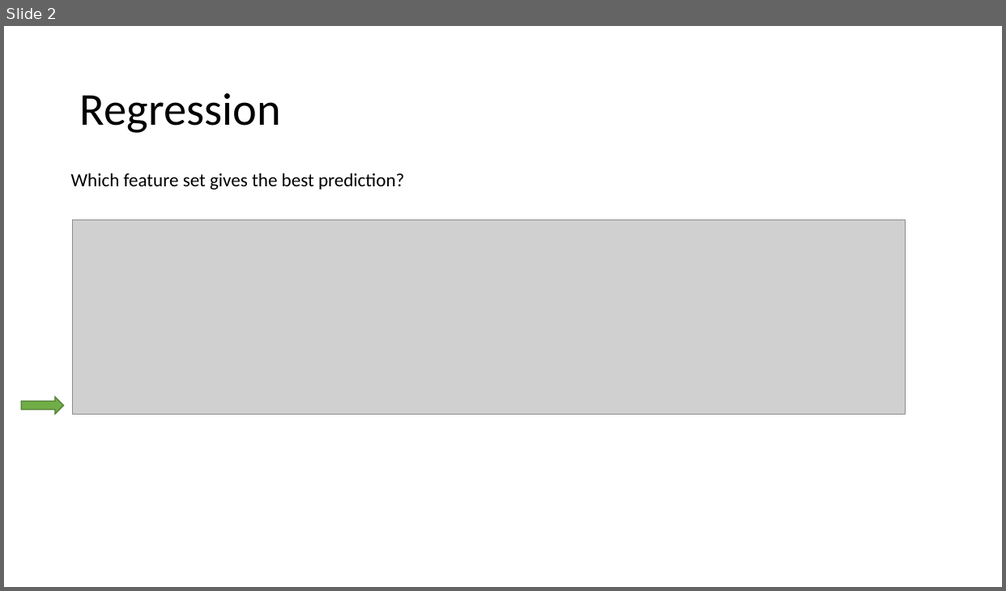
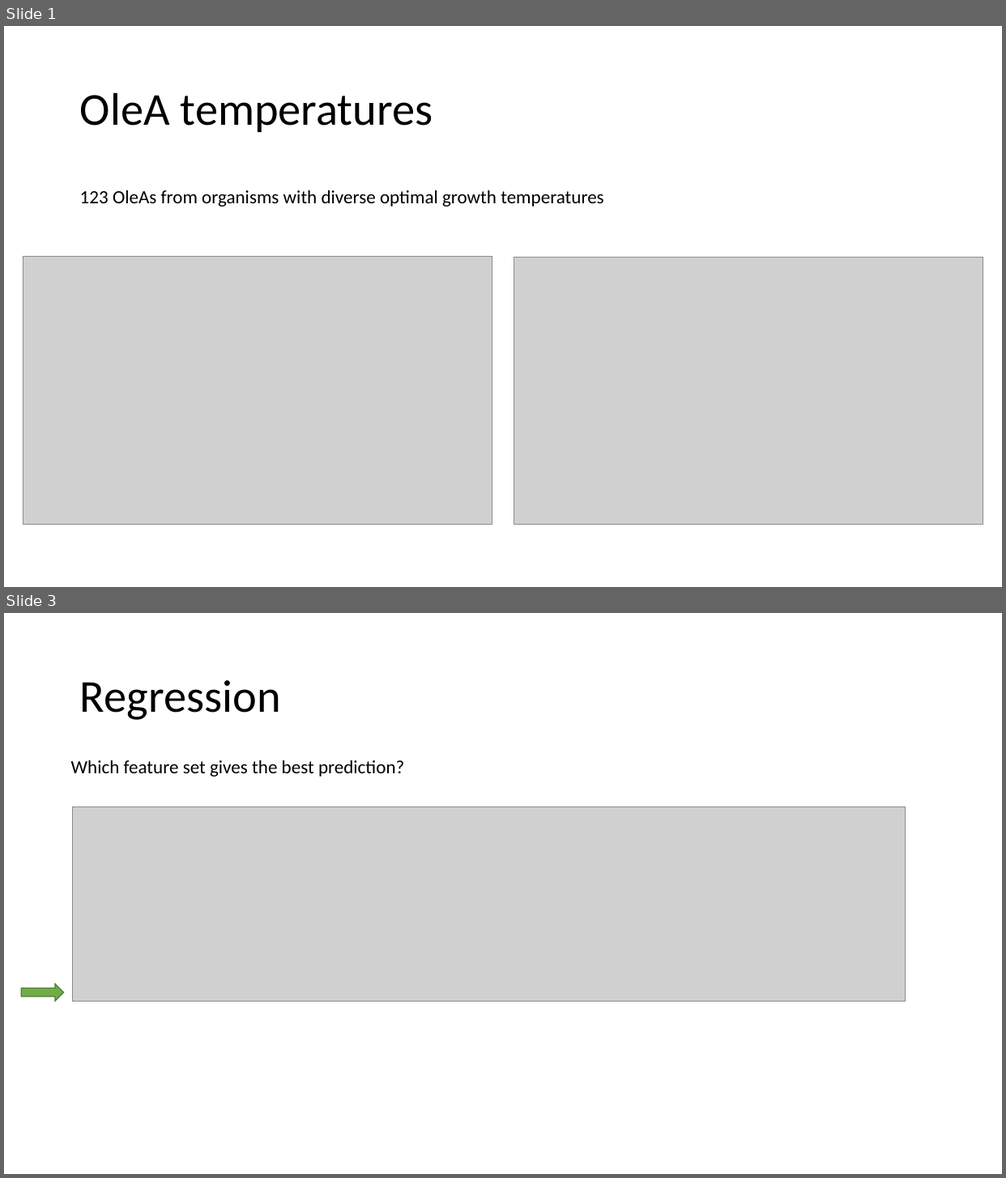
Before and after one commit to serina-robinson/TARA-thiolases, a slide deck: slides/072820 Lab meeting.pptx. Shown one above the other, each under a label of ours: slide 2 before the commit, slides 1 and 3 after it; the slides between them are not shown. The pictures are 1006x591 and 1006x1178 pixels, drawn with LibreOffice and Linux fonts; fonts in the diff are those of the drawing; grey boxes stand for pictures. Boxes give left, top, right and bottom in pixels: in the first picture for what was removed or moved away, otherwise in the second. Text is boxed around its words. In the diff, an @@ line names an element or a change of style, - is before the commit and + after.

```diff
--- a/slides/072820 Lab meeting.pptx
+++ b/slides/072820 Lab meeting.pptx
@@ slide 1 added at bbox=[4, 26, 1002, 587], background #FFFFFF @@
@@ title added at bbox=[80, 92, 433, 132], 44 pt, text #000000 @@
+OleA temperatures
@@ text added at bbox=[80, 190, 603, 207], 18 pt, text #000000 @@
+123 OleAs from organisms with diverse optimal growth temperatures
@@ picture added at bbox=[23, 257, 493, 525] @@
@@ picture added at bbox=[513, 258, 983, 524] @@
@@ what was slide 2 is now slide 3 @@
```
Also in this commit, not shown: 1 slide changed, 6 other files.
